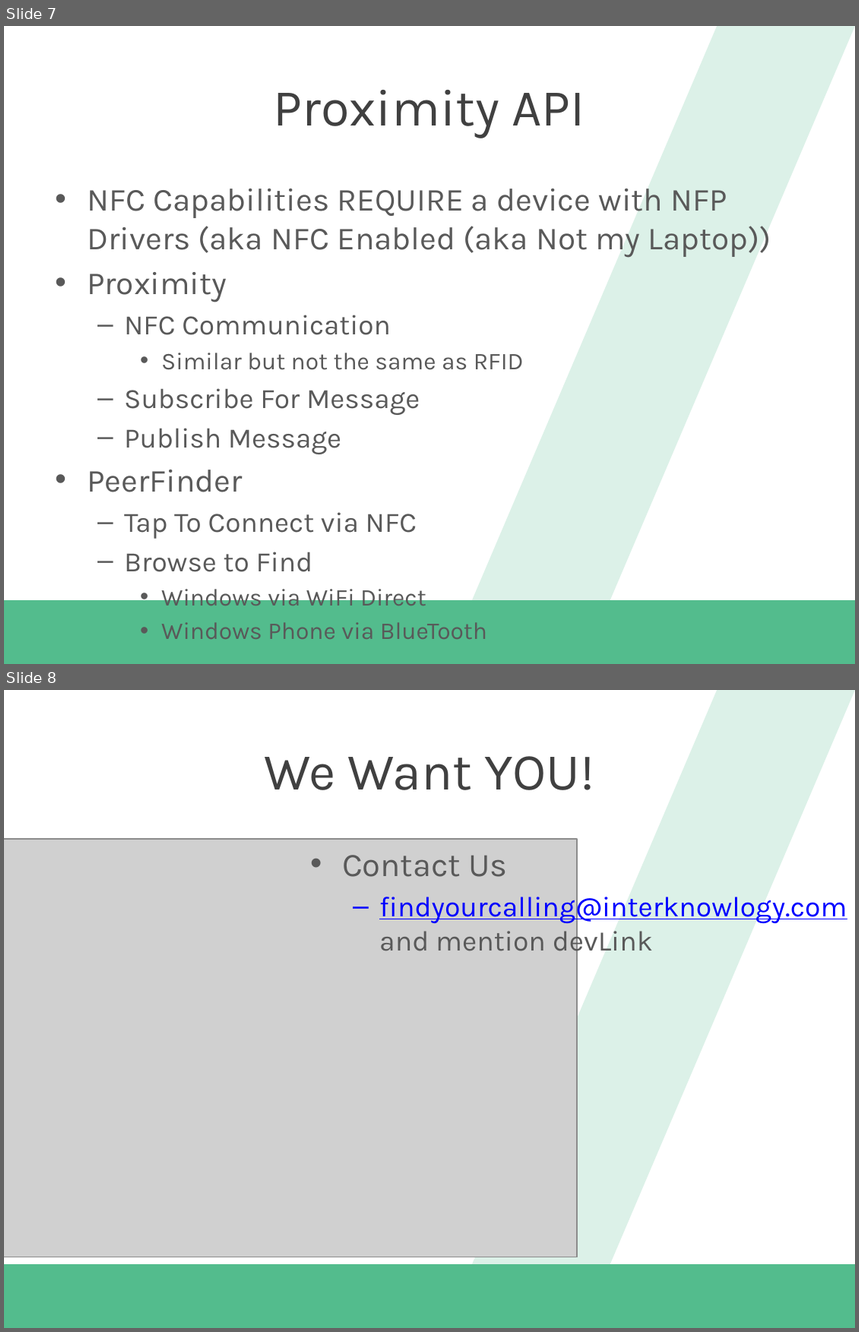
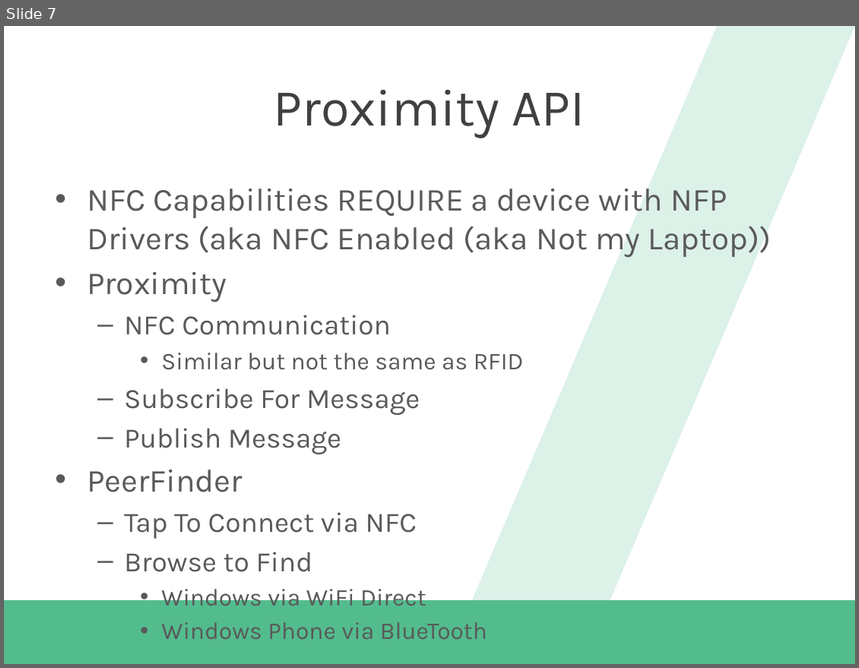
Before and after one commit to dannydwarren/WindowsLocationAndProximity, a slide deck: Master Windows 8.1 Location and Proximity Capabilities.pptx. Shown one above the other, each under a label of ours: slides 7 and 8 before the commit, slide 7 after it. The pictures are 859x1332 and 859x668 pixels, drawn with LibreOffice and Linux fonts; fonts in the diff are those of the drawing; grey boxes stand for pictures; background and template pictures are left out. Boxes give left, top, right and bottom in pixels: in the first picture for what was removed or moved away, otherwise in the second. Text is boxed around its words. In the diff, an @@ line names an element or a change of style, - is before the commit and + after.

```diff
--- a/Master Windows 8.1 Location and Proximity Capabilities.pptx
+++ b/Master Windows 8.1 Location and Proximity Capabilities.pptx
@@ slide 8 removed at (4,690,855,1328), background #FFFFFF; not listed: 2 template elements that a slide beside it also shows @@
@@ title removed at (264,756,595,790) @@
-We Want YOU!
@@ picture removed at (4,839,577,1258) @@
@@ text removed at (342,855,847,958) @@
-• Contact Us
-  – findyourcalling@interknowlogy.com and mention devLink
```
Also in this commit, not shown: 5 slides changed, 2 other files.
